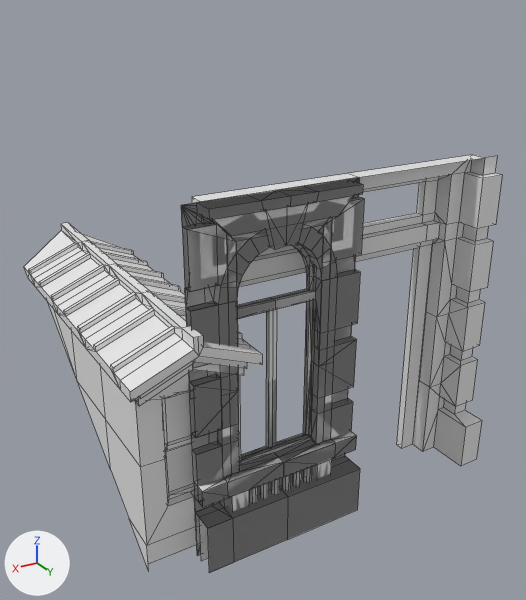
A saved change to the FBX model Assets/Content/3Dmodels/Interiors/RevenueHouse/OuterWalls/3Dmodel_Interior_RevenueHouse_OuterWalls.fbx.
Camera for both pictures: a camera (50 mm lens) standing at (2.62, 5.79, 5.79) and looking at (-1.73, -1.46, 2.16). The axes (+X, +Y, +Z) are drawn at lower left. The lights are the same throughout. The first picture is the older version. Mesh edges are drawn as thin lines. Where no turn or scale is listed for an object, it has been applied to the vertices.

The older version as bpy lines, for what is in view:
```python
me_interior_revenuehouse_outerwalls_roofwindow = bpy.data.meshes.new('Interior_RevenueHouse_OuterWalls_RoofWindow')
me_interior_revenuehouse_outerwalls_roofwindow.from_pydata(...)  # 251 vertices, 290 faces; spans x -0.7..0.7, y -3.9..0.25, z 0.05..2.8
me_interior_revenuehouse_outerwalls_windowsquarebalcony = bpy.data.meshes.new('Interior_RevenueHouse_OuterWalls_WindowSquareBalcony')
me_interior_revenuehouse_outerwalls_windowsquarebalcony.from_pydata(...)  # 247 vertices, 209 faces; spans x -2.0..0.0, y -0.1..0.25, z 0.0..4.0
me_interior_revenuehouse_outerwalls_windowsquaregroundfloor_broken = bpy.data.meshes.new('Interior_RevenueHouse_OuterWalls_WindowSquareGroundFloor_Broken')
me_interior_revenuehouse_outerwalls_windowsquaregroundfloor_broken.from_pydata(...)  # 130 vertices, 124 faces; spans x -2.0..0.0, y -0.1..0.3, z 0.0..4.0
ob_interior_revenuehouse_outerwalls_roofwindow = bpy.data.objects.new('Interior_RevenueHouse_OuterWalls_RoofWindow', me_interior_revenuehouse_outerwalls_roofwindow)
ob_interior_revenuehouse_outerwalls_roofwindow.location = (0.0, 0.0, 0.0)
ob_interior_revenuehouse_outerwalls_windowsquarebalcony = bpy.data.objects.new('Interior_RevenueHouse_OuterWalls_WindowSquareBalcony', me_interior_revenuehouse_outerwalls_windowsquarebalcony)
ob_interior_revenuehouse_outerwalls_windowsquarebalcony.location = (0.0, 0.0, 0.0)
ob_interior_revenuehouse_outerwalls_windowsquaregroundfloor_broken = bpy.data.objects.new('Interior_RevenueHouse_OuterWalls_WindowSquareGroundFloor_Broken', me_interior_revenuehouse_outerwalls_windowsquaregroundfloor_broken)
ob_interior_revenuehouse_outerwalls_windowsquaregroundfloor_broken.location = (0.0, 0.0, 0.0)
# also in view: 'Interior_RevenueHouse_OuterWalls_WindowSquareTopFloor' at (-1.0, 0.05, 2.0); 'Interior_RevenueHouse_OuterWalls_WindowArchBalcony' at (-1.0, 0.08, 2.0); 'Interior_RevenueHouse_OuterWalls_WindowSquareGroundFloor' at (-1.0, 0.1, 2.0); 'Interior_RevenueHouse_OuterWalls_WindowArchBalcony_Door' at (-1.0, 0.08, 2.0); 'Interior_RevenueHouse_OuterWalls_WindowSquare1stFloor' at (-1.0, 0.0, 2.0)
```
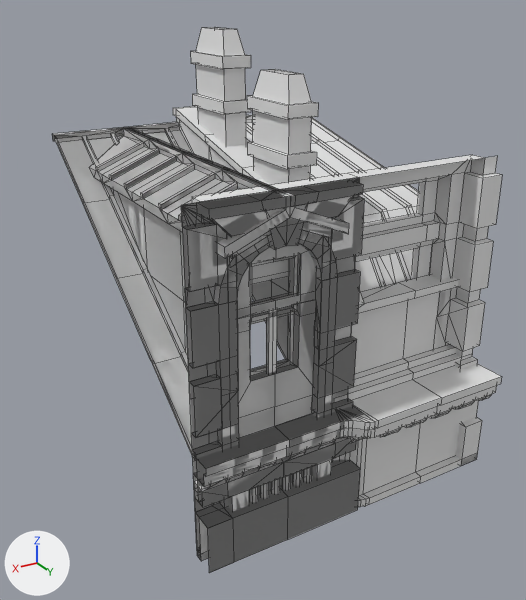
Where the change shows, as pixel boxes (x1, y1, x2, y2) in the pictures (526 x 600 px):
'Interior_RevenueHouse_OuterWalls_RoofWindowChange', added: after (127, 27, 502, 507)
'Interior_RevenueHouse_OuterWalls_RoofWindow', deleted: before (24, 222, 263, 571)
'Interior_RevenueHouse_OuterWalls_RoofWindowStraight', added: after (52, 122, 363, 561)
'Interior_RevenueHouse_OuterWalls_WindowSquareBalcony_Broken', unchanged, uncovered by the edit: before (231, 283, 325, 470); after (228, 178, 363, 490)

What the commit changed:
Mesh me_interior_revenuehouse_outerwalls_roofwindowchange is new.
It has 942 vertices, 917 faces and spans x -4.0..0.0, y -4.0..0.5, z 0.0..5.3.
Mesh me_interior_revenuehouse_outerwalls_roofwindow_1 is new.
It has 486 vertices, 482 faces and spans x -2.0..0.0, y -4.0..0.3, z 0.0..4.0.
Object 'Interior_RevenueHouse_OuterWalls_RoofWindow' (ob_interior_revenuehouse_outerwalls_roofwindow) is deleted.
Object 'Interior_RevenueHouse_OuterWalls_RoofWindowChange' (ob_interior_revenuehouse_outerwalls_roofwindowchange) is new; it shows me_interior_revenuehouse_outerwalls_roofwindowchange.
Its location is (0.0, 0.0, 0.0).
Object 'Interior_RevenueHouse_OuterWalls_RoofWindowStraight' (ob_interior_revenuehouse_outerwalls_roofwindowstraight) is new; it shows me_interior_revenuehouse_outerwalls_roofwindow_1.
Its location is (0.0, 0.0, 0.0).
